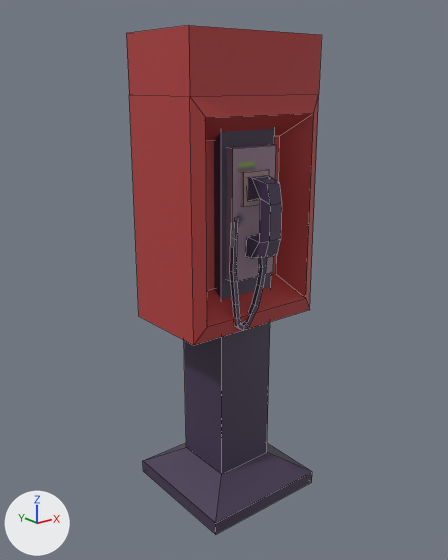
A saved change to the Blender file ArtSources/streetPhone.blend.
Before and after are seen from a 50 mm camera at (-3.73, -4.67, 4.18) aimed at (0.01, 0.01, 2.31). Every picture has the same lights, and +X, +Y and +Z are marked at lower left. Mesh edges are drawn as thin lines.

The scene before the commit, as lines of its bpy script (objects in view):
```python
me_cube_001 = bpy.data.meshes.new('Cube.001')
me_cube_001.from_pydata(...)  # 120 vertices, 108 faces; spans x -0.71..0.78, y -0.7..0.67, z 0.0..4.62
me_cube_001.materials.append(mat_streetphonetexture)  # picture img_streetphonetexture
ob_cube = bpy.data.objects.new('Cube', me_cube_001)
ob_cube.location = (0.0, 0.0, 0.0)
```
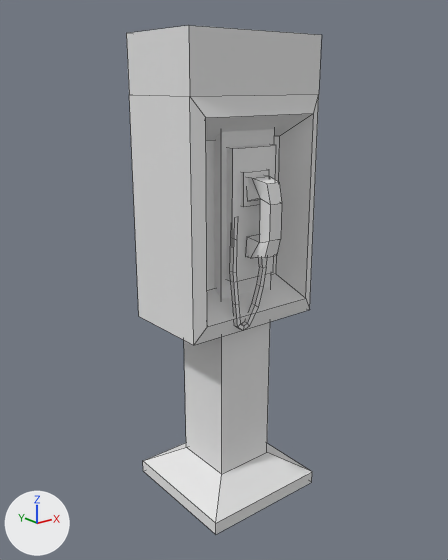
What differs and where, as boxes [x1, y1, x2, y2] in the pictures (448 x 560 px):
'Cube', recoloured: [126, 25, 322, 534] in both

The change, as a diff of the scene's bpy script:
```diff
--- a/ArtSources/streetPhone.blend.py
+++ b/ArtSources/streetPhone.blend.py
@@ mat_material @@
+mat_material = diffuse_material('Material')
+mat_material.base_color = (0.8, 0.8, 0.8)  # white #e7e7e7
@@ me_cube_001 @@
 me_cube_001.from_pydata(...)  # 120 vertices, 108 faces; spans x -0.71..0.78, y -0.7..0.67, z 0.0..4.62
-me_cube_001.materials.append(mat_streetphonetexture)  # picture img_streetphonetexture
+me_cube_001.materials.append(mat_material)  # white #e7e7e7
```
